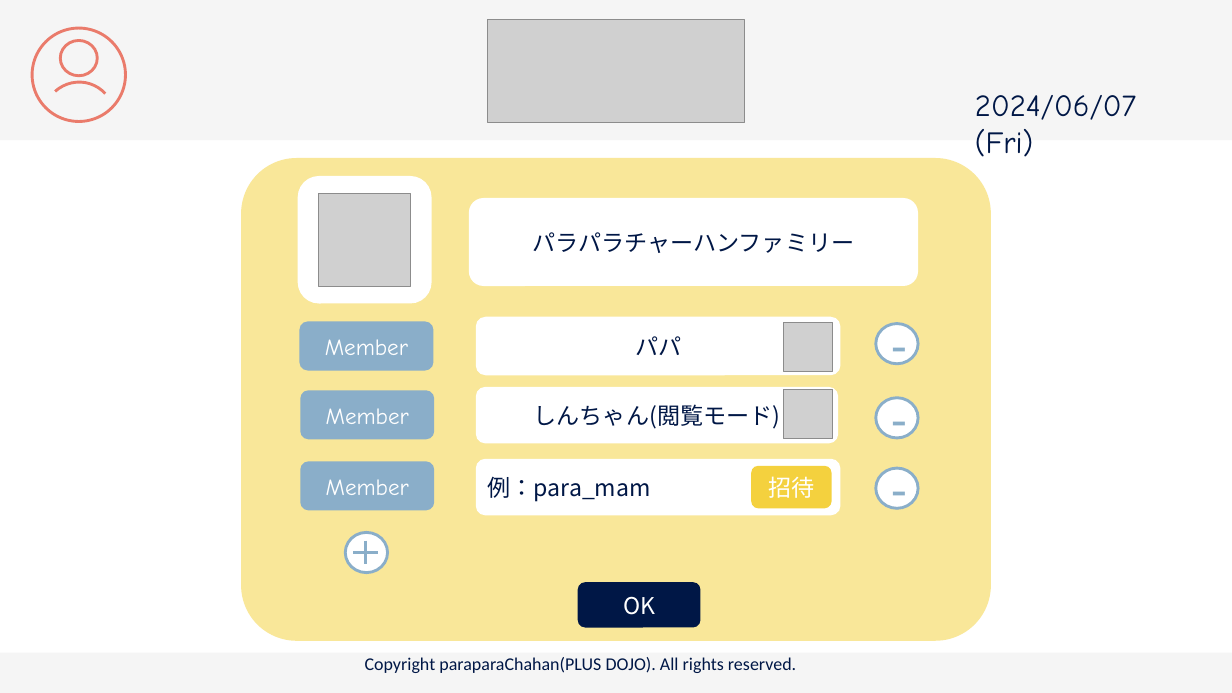
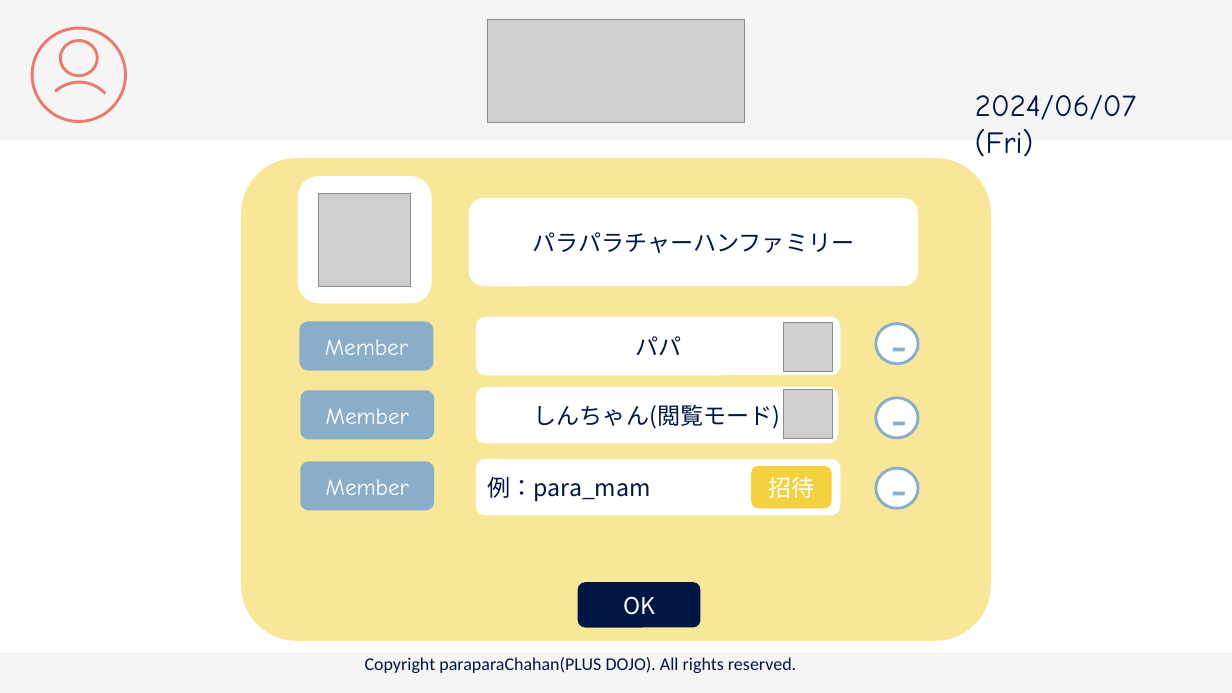
Before and after one commit to plusdojo2024/C2, a slide deck: slide 8 of doc/13_外部設計/famiLink 画面デザイン.pptx. Drawn at 1232x693 pixels with LibreOffice and Linux fonts; fonts in the diff are those of the drawing; grey boxes stand for pictures. Boxes give left, top, right and bottom in pixels: in the first picture for what was removed or moved away, otherwise in the second. Text is boxed around its words. In the diff, an @@ line names an element or a change of style, - is before the commit and + after.

```diff
--- a/doc/13_外部設計/famiLink 画面デザイン.pptx
+++ b/doc/13_外部設計/famiLink 画面デザイン.pptx
@@ ellipse removed at [346,532,388,573] @@
@@ line removed from (353, 553) to (379, 553) @@
@@ line removed from (366, 541) to (366, 565) @@
```
Also in this commit, not shown: 1 other slide changed, 1 other file.
